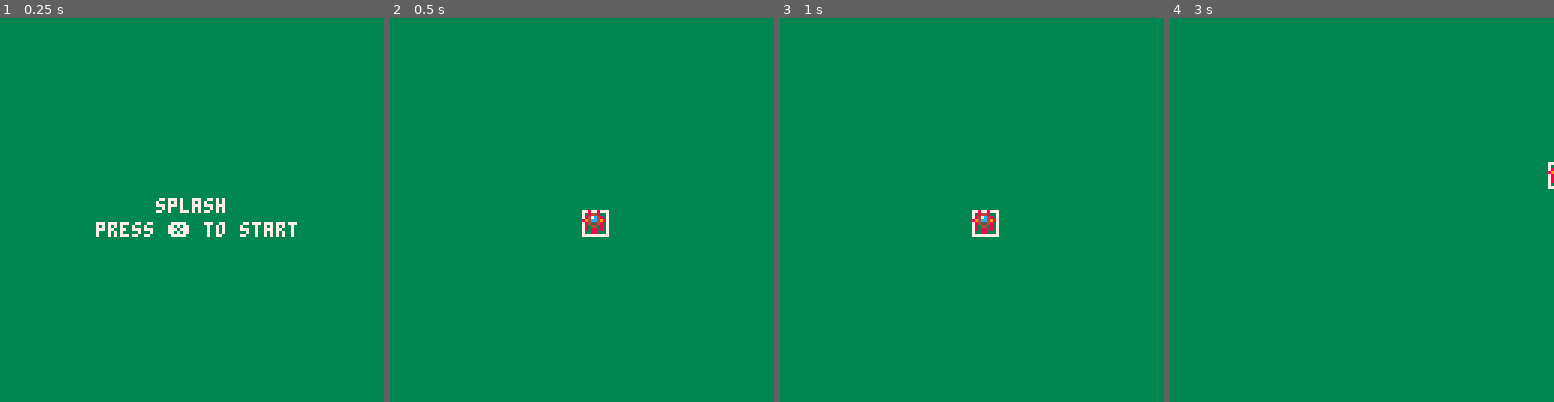
Above: before the commit, frames 1-4 (left to right).
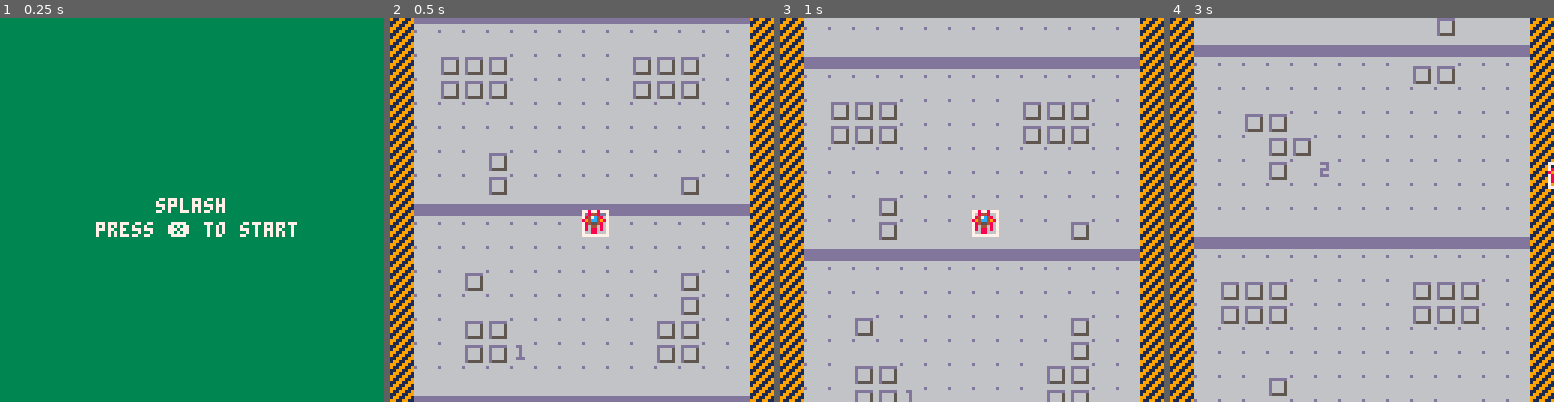
Above: after the commit, the same moments.

Repository: ehmtang/shmup_revised
Game: PICO-8 cartridge cart.p8
The game is run twice, just before and just after one commit, with the same random seed, the same clock (stepped at 60 frames per second) and the same inputs.
Inputs:
- Up to frame 1 (0.25 s): no input
- Up to frame 2 (0.5 s): tap X (X key) at 0.33 s
- Up to frame 3 (1 s): no input
- Up to frame 4 (3 s): tap X (X key) at 1.07, 1.85, 2.97 s; hold Right 1.6-2.1 s; hold Up 2.15-2.42 s; hold Right from 2.47 s (still down)

Frame 1 is identical in both runs. In frame 2, 100% of the frame differs, in the area x 0-100%, y 0-100%; in frame 3, 100%; in frame 4, 100%.

Commit message:
art revised

Diff:
--- a/cart.p8
+++ b/cart.p8
@@ -31,14 +31,22 @@
 0070070011991199dddddddd6d6666566666666666ddd66666ddd66666ddd6666666d66666ddd66666ddd6666666d66666ddd66666ddd66666ddd66600000000
 0000000019911991666666666d555556666666666666666666666666666666666666666666666666666666666666666666666666666666666666666600000000
 00000000991199116666666666666666666666666666666666666666666666666666666666666666666666666666666666666666666666666666666600000000
-00808000008008000008080000000000000000000000000000000000000000000000000000000000000000000000000000000000000000000000000000000000
-00248000008448000008420000000000000000000000000000000000000000000000000000000000000000000000000000000000000000000000000000000000
-057c48000847c48000847c5000000000000000000000000000000000000000000000000000000000000000000000000000000000000000000000000000000000
-15cc4900894cc4980094cc5100000000000000000000000000000000000000000000000000000000000000000000000000000000000000000000000000000000
-05254800084554800084525000000000000000000000000000000000000000000000000000000000000000000000000000000000000000000000000000000000
-05040800080440800080405000000000000000000000000000000000000000000000000000000000000000000000000000000000000000000000000000000000
-05080800080880800080805000000000000000000000000000000000000000000000000000000000000000000000000000000000000000000000000000000000
-00080000000880000000800000000000000000000000000000000000000000000000000000000000000000000000000000000000000000000000000000000000
+00808000008008000008080000000001100000000000000110000000000000011000000000000001100000000000000110000000000000000000000000000000
+00248000008448000008420000000016710000000000001671000000000000166100000000000016710000000000001671000000000000000000000000000000
+057c4e000847c48000e47c50000000111d100000000000111d1000000000011111100000000001d111000000000001d111000000000000000000000000000000
+15cc4900894cc4980094cc51000001ccc1100000000001ccc1100000000001cccc1000000000011ccc1000000000011ccc100000000000000000000000000000
+05254e000845548000e4525000001c77cc11000000001c77cc11000000001c77ccc10000000011c77cc10000000011c77cc10000000000000000000000000000
+05040e000804408000e0405000001c7c1c11000000001c7c1c11000000001c7cc1c10000000011c7c1c10000000011c7c1c10000000000000000000000000000
+05080e000808808000e0805000001c111c11100000011c111c11100000111c1111c11100000111c111c11000000111c111c10000000000000000000000000000
+00080000000880000000800000001c111c17100000011c111c17100000171c1111c17100000171c111c11000000171c111c10000000000000000000000000000
+00000000000000000000000000011cc17116100000161cc1171610000016117117116100000161711cc16100000161171cc11000000000000000000000000000
+0000000000000000000000000001d1c711d6d1000016d1c77116d10001d6d117711d6d10001d61177c1d6100001d6d117c1d1000000000000000000000000000
+000000000000000000000000001ddd111d6d7d1001dddd1111dd6710176d6d1111d6d6710176dd1111dddd1001d7d6d111ddd100000000000000000000000000
+000000000000000000000000001dd6ddd6d66d1001dd66dddd6d66101666d6dddd6d66610166d6dddd66dd1001d66d6ddd6dd100000000000000000000000000
+000000000000000000000000001d676676d6dd1001d6676676d6dd101dd6d676676d6dd101dd6d6766766d1001dd6d676676d100000000000000000000000000
+000000000000000000000000000176d167d1110000117dd1171111000111171661711110001111711dd7110000111d761d671000000000000000000000000000
+0000000000000000000000000000151155d110000001655155d11000000161511516100000011d551556100000011d5511510000000000000000000000000000
+00000000000000000000000000000111111100000000111111110000000011111111000000001111111100000000111111100000000000000000000000000000
 __map__
 0104040404040404040404040404040101040404040404040404040404040401010404040404040404040404040404010104040404040404040404040404040101040404040404040404040404040401010404040404040404040404040404010104040404040404040404040404040101040404040404040404040404040401
 0104040404030303040404040404040101040404040303030404040404040401010404040403030304040404040404010104040404030303040404040404040101040404040303030404040404040401010404040403030304040404040404010104040404030303040404040404040101040404040303030404040404040401
--- a/scripts/scenes/level.lua
+++ b/scripts/scenes/level.lua
@@ -37,16 +37,16 @@
         --     map(mp.mx, mp.my, 0, scroll_y, 16, 8)
         -- end
 
-        -- local loop_height = #map_segments * 64
-        -- local wrapped_scroll = scroll % loop_height
+        local loop_height = #map_segments * 64
+        local wrapped_scroll = scroll % loop_height
 
-        -- for i = 1, #map_segments do
-        --     local mp = map_segments[i]
-        --     local scroll_y = (wrapped_scroll - (i-1)*64) % loop_height
+        for i = 1, #map_segments do
+            local mp = map_segments[i]
+            local scroll_y = (wrapped_scroll - (i-1)*64) % loop_height
 
-        --     map(mp.mx, mp.my, 0, scroll_y, 16, 8)
-        --     map(mp.mx, mp.my, 0, scroll_y - loop_height, 16, 8)
-        -- end
+            map(mp.mx, mp.my, 0, scroll_y, 16, 8)
+            map(mp.mx, mp.my, 0, scroll_y - loop_height, 16, 8)
+        end
     end,
 
     exit = _noop
